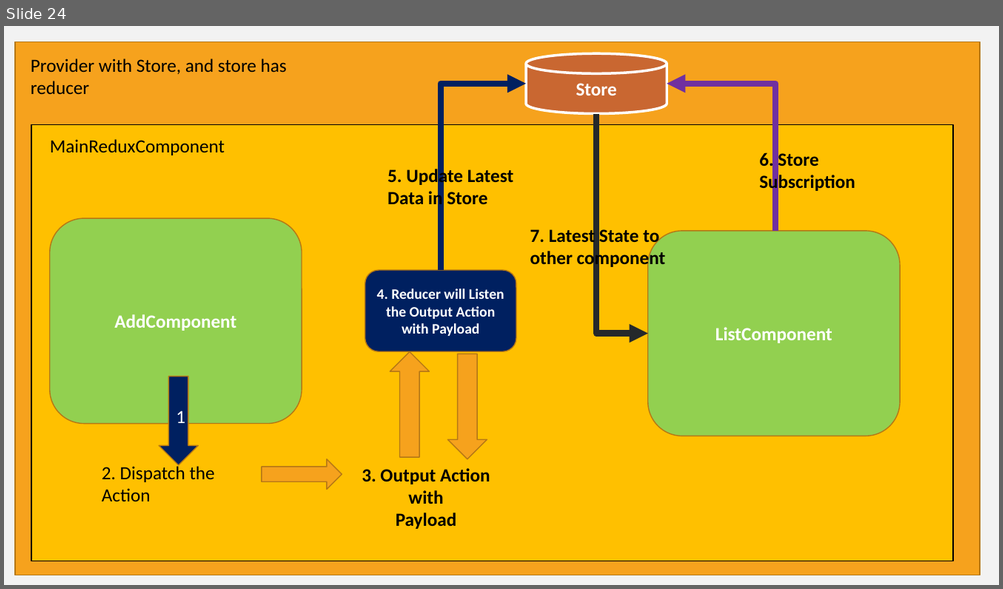
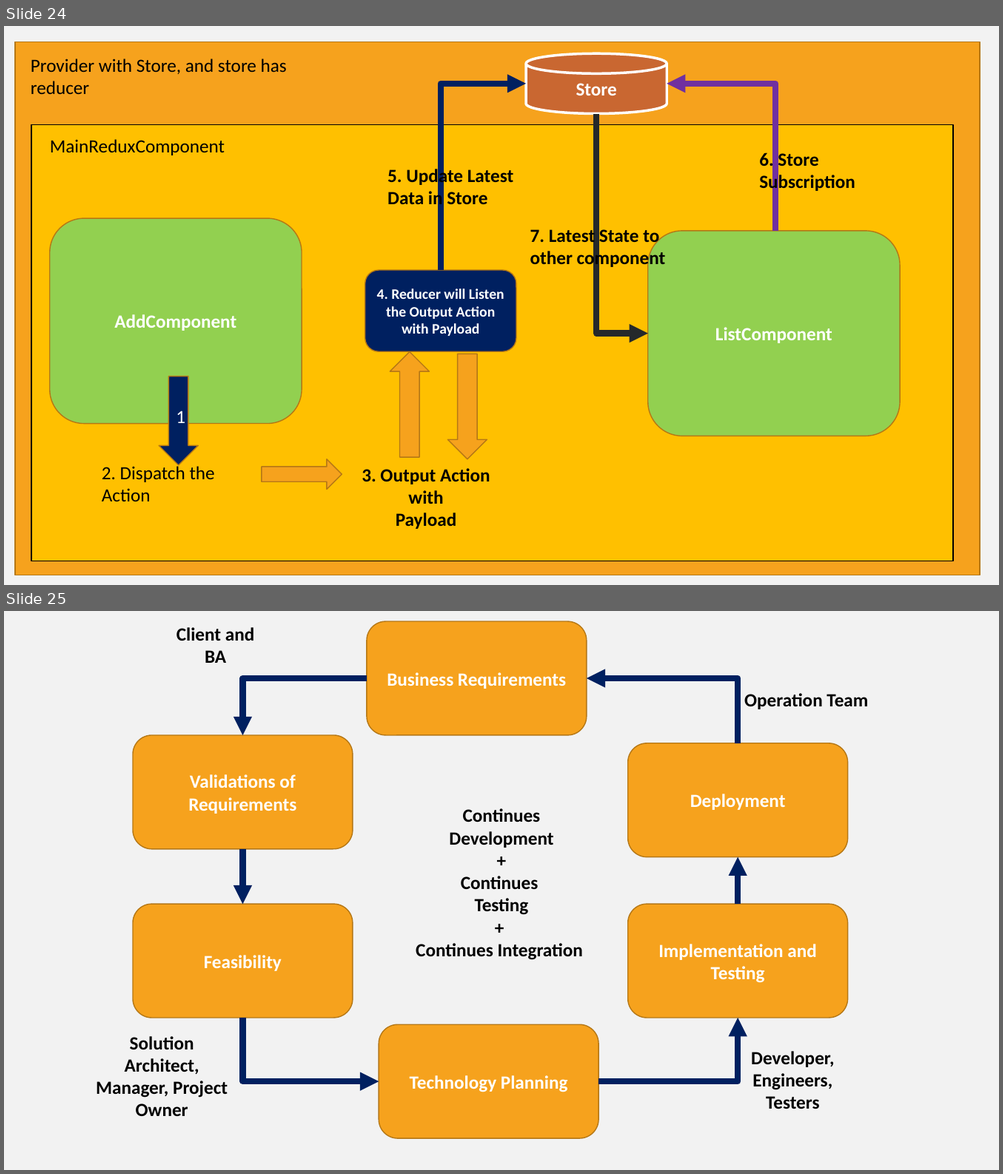
Before and after one commit to Vanshika3003/blaz_march_22, a slide deck: training_images.pptx. Shown one above the other, each under a label of ours: slide 24 before the commit, slides 24 and 25 after it. The pictures are 1003x589 and 1003x1174 pixels, drawn with LibreOffice and Linux fonts; fonts in the diff are those of the drawing. Boxes give left, top, right and bottom in pixels: in the first picture for what was removed or moved away, otherwise in the second. Text is boxed around its words. In the diff, an @@ line names an element or a change of style, - is before the commit and + after.

```diff
--- a/training_images.pptx
+++ b/training_images.pptx
@@ slide 25 added at box(4, 611, 999, 1170), background #F2F2F2 @@
@@ text added at box(176, 627, 254, 663), 18 pt, text #000000, bold @@
+Client and BA
@@ rounded rectangle added at box(367, 621, 586, 735), fill #F6A21D, outline #B67815 1 pt, 18 pt, text #FFFFFF, bold @@
+Business Requirements
@@ elbow arrow added from (367, 678) to (243, 735), #002060 6 pt @@
@@ elbow arrow added from (737, 743) to (586, 678), #002060 6 pt @@
@@ text added at box(744, 693, 868, 709), 18 pt, text #000000, bold @@
+Operation Team
@@ rounded rectangle added at box(133, 735, 353, 850), fill #F6A21D, outline #B67815 1 pt, 18 pt, text #FFFFFF, bold @@
+Validations of Requirements
@@ rounded rectangle added at box(628, 743, 848, 857), fill #F6A21D, outline #B67815 1 pt, 18 pt, text #FFFFFF, bold @@
+Deployment
@@ text added at box(415, 809, 583, 960), 18 pt, text #000000, bold @@
+Continues
+Development
++
+Continues
+Testing
++
+Continues Integration
@@ arrow added from (243, 849) to (243, 904), #002060 6 pt @@
@@ arrow added from (737, 904) to (737, 857), #002060 6 pt @@
@@ rounded rectangle added at box(133, 904, 353, 1019), fill #F6A21D, outline #B67815 1 pt, 18 pt, text #FFFFFF, bold @@
+Feasibility
@@ rounded rectangle added at box(628, 904, 848, 1019), fill #F6A21D, outline #B67815 1 pt, 18 pt, text #FFFFFF, bold @@
+Implementation and Testing
@@ elbow arrow added from (243, 1019) to (378, 1082), #002060 6 pt @@
@@ rounded rectangle added at box(378, 1025, 599, 1139), fill #F6A21D, outline #B67815 1 pt, 18 pt, text #FFFFFF, bold @@
+Technology Planning
@@ elbow arrow added from (599, 1082) to (737, 1019), #002060 6 pt @@
@@ text added at box(96, 1037, 227, 1116), 18 pt, text #000000, bold @@
+Solution Architect, Manager, Project Owner
@@ text added at box(751, 1051, 834, 1109), 18 pt, text #000000, bold @@
+Developer, Engineers, Testers
```
Also in this commit, not shown: 3 other slides added, 1 other file.
